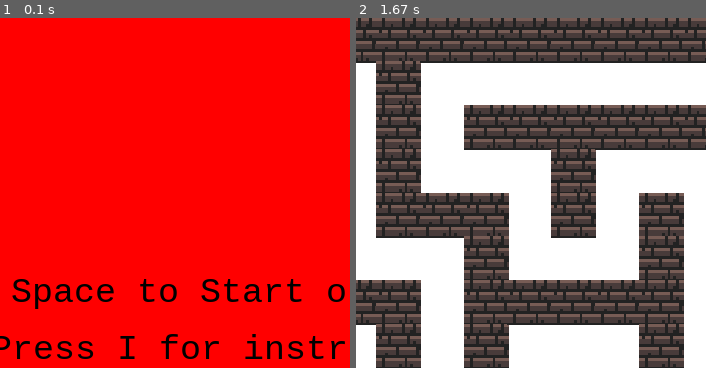
Above: before the commit, frames 1-2 (left to right).
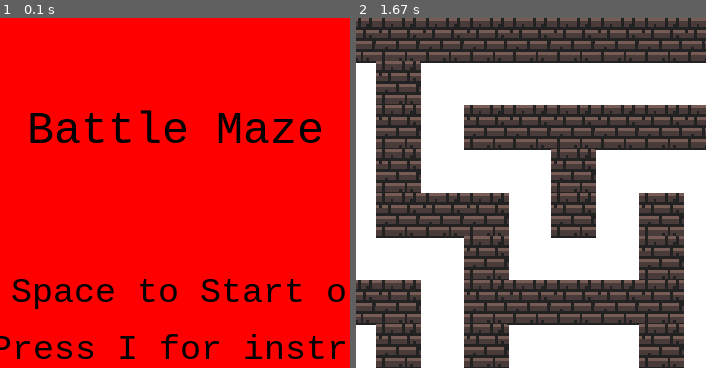
Above: after the commit, the same moments.

Repository: gorangor/112-Term-Project
Game: pygame game, started from pygamegame.py
Two runs of this game, one before a commit and one after it. Both use one fixed random seed, a clock stepped at 60 frames per second and the inputs below.
Inputs (mouse positions are % of the whole screen's width and height, from its top left):
- Up to frame 1 (0.1 s): no input
- Up to frame 2 (1.67 s): tap Space at 0.33 s; hold Right 0.67-1.13 s; move the mouse to (59, 26) at 0.7 s; hold Up 1.17-1.47 s; hold W 1.17-1.47 s; move the mouse to (59, 24) at 1.2 s; hold Right from 1.5 s (still down); hold D from 1.5 s (still down); move the mouse to (27, 30) at 1.53 s
The pictures show only the part of the screen within x 35-85%, y 0-50%; the shares and areas given below are measured in that part.

The runs differ from the first frame. In frame 1, 2.4% of the frame differs, in the area x 8-92%, y 26-36%; in frame 2, nothing differs.

Commit message:
Version 1.0

Diff:
--- a/pygamegame.py
+++ b/pygamegame.py
@@ -43,6 +43,7 @@
             if keyCode == pygame.K_r:
                 self.powerUps = []
                 self.mode = "Start"
+                self.player2.copies = []
             if keyCode == pygame.K_p:
                 self.sword.mode = "Thrown"
             if keyCode == pygame.K_RIGHT:
@@ -214,7 +215,6 @@
                 self.time -= 1
                 self.timeCount = 0
 
-                print(self.powerUps)
         #COLLISIONS YAY
         for locations in self.maze.locations:
             if locations[0] - self.maze.iS/1.5 <= self.player.rect.x <= locations[0] + self.maze.iS/1.5 and \
@@ -348,6 +348,8 @@
             screen.blit(initial, (self.width / 5.5, self.height / 2.75))
             instructions = pygame.font.SysFont("monospace", 35).render("Press I for instructions", 1, (0, 0, 0))
             screen.blit(instructions, (self.width / 3, self.height / 2.25))
+            name = pygame.font.SysFont("monospace", 45).render("Battle Maze", 1, (0, 0, 0))
+            screen.blit(name, (self.width / 2.6, self.height/8))
         elif self.mode == "Win":
             screen.fill((255,0,0))
             win = pygame.font.SysFont("monospace", 55).render(self.winner + "Wins", 1,
